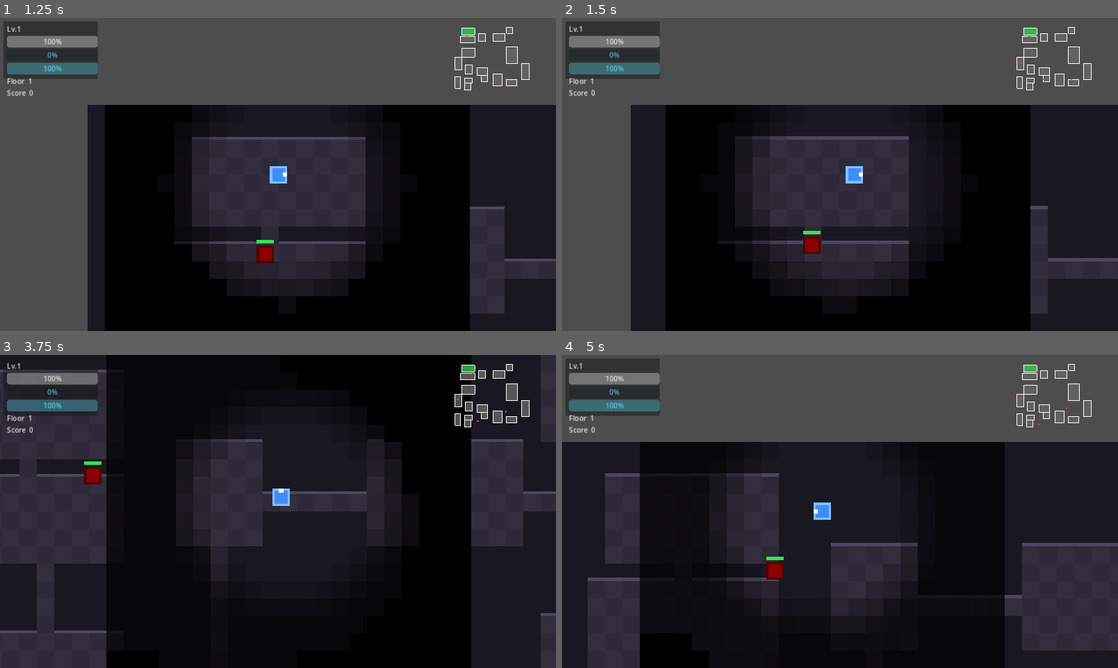
Above: before the commit, frames 1-4 (two rows, left to right).
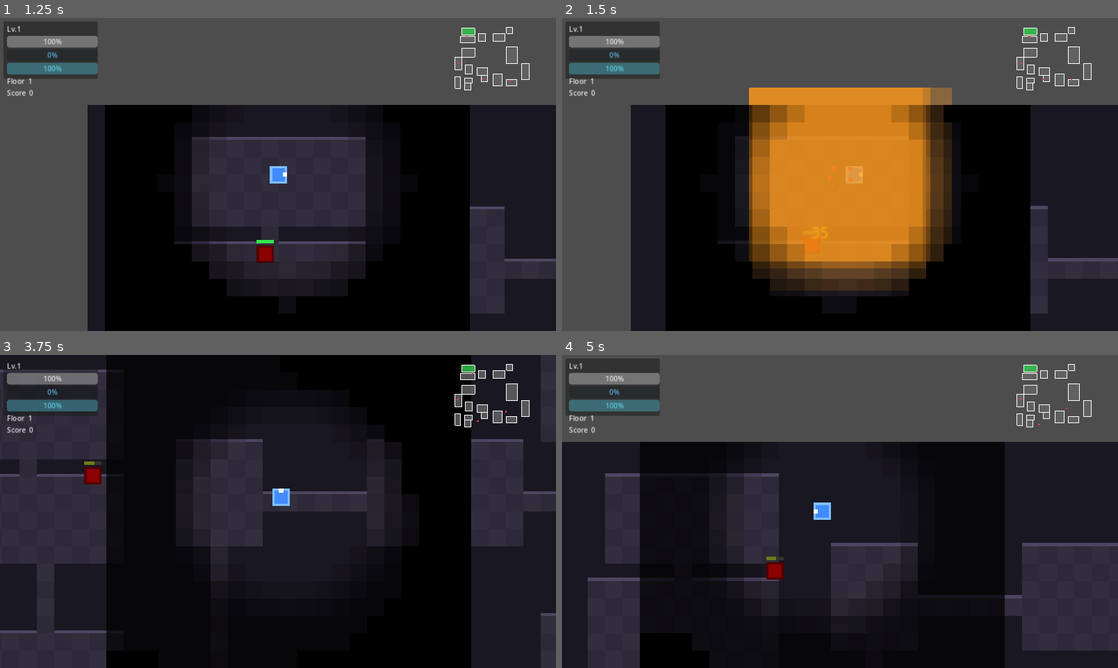
Above: after the commit, the same moments.

Repository: sin857000-code/Valid
Game: Godot game, scene res://scenes/ui/main_menu.tscn
Two runs of this game, one before a commit and one after it. Both use one fixed random seed, a clock stepped at 60 frames per second and the inputs below.
Inputs:
- Up to frame 1 (1.25 s): click "새 게임" at 0.5 s
- Up to frame 2 (1.5 s): tap Enter (ui_accept) at 1.25 s; hold Right (ui_right) from 1.28 s (still down); tap End (ui_end) at 1.35 s
- Up to frame 3 (3.75 s): tap Enter (ui_accept) at 1.52, 2.27 s; release Right (ui_right) at 2.03 s; hold Down (ui_down) 2.03-2.78 s; tap End (ui_end) at 2.1, 2.85, 3.6 s; hold Right (ui_right) 2.78-3.53 s; hold Up (ui_up) from 3.53 s (still down)
- Up to frame 4 (5 s): tap Enter (ui_accept) at 3.77, 4.52 s; release Up (ui_up) at 4.28 s; hold Left (ui_left) from 4.28 s (still down); tap End (ui_end) at 4.35 s

Frame 1 is identical in both runs. In frame 2, 23% of the frame differs, in the area x 33-71%, y 22-88%; in frame 3, less than 0.1%; in frame 4, less than 0.1%.
Error in both runs: Invalid call. Nonexistent function 'is_action_just_pressed' in base 'InputEventKey'. (res://scripts/ui/pause_menu.gd:48)

Commit message:
Cycle 17: chests, AoE bomb ability, floor-scaled enemies
- chest: brown/gold breakable chest spawns 1-3 random items; lid-fly animation on open
- dungeon: 1-2 chests per floor (extra on floor multiples of 4)
- player: AoE bomb (ui_end key) — 80-radius, 35 dmg, 3-ring expanding visual, 8s cooldown
- hud: reads _bomb_cooldown from player (ready for bomb bar display)

https://claude.ai/code/session_01W1t3cyazDUadMr1eE4hi94

Diff:
--- /dev/null
+++ b/roguelike/scripts/maps/chest.gd
@@ -0,0 +1,74 @@
+extends Area2D
+
+const TILE = 16
+
+var _rect: ColorRect
+var _lid: ColorRect
+var _opened: bool = false
+
+func _ready() -> void:
+	add_to_group("chest")
+
+	var shape = CollisionShape2D.new()
+	var rect_shape = RectangleShape2D.new()
+	rect_shape.size = Vector2(14, 14)
+	shape.shape = rect_shape
+	add_child(shape)
+
+	# Chest body
+	_rect = ColorRect.new()
+	_rect.size = Vector2(14, 14)
+	_rect.position = Vector2(-7, -7)
+	_rect.color = Color(0.6, 0.4, 0.1)
+	add_child(_rect)
+
+	# Lid (top strip)
+	_lid = ColorRect.new()
+	_lid.size = Vector2(14, 4)
+	_lid.position = Vector2(-7, -7)
+	_lid.color = Color(0.8, 0.6, 0.15)
+	add_child(_lid)
+
+	# Gold lock dot
+	var lock = ColorRect.new()
+	lock.size = Vector2(4, 4)
+	lock.position = Vector2(-2, -2)
+	lock.color = Color(1.0, 0.85, 0.2)
+	add_child(lock)
+
+	body_entered.connect(_on_body_entered)
+
+func _on_body_entered(body: Node) -> void:
+	if _opened or not body.is_in_group("player"):
+		return
+	_opened = true
+	_open_chest(body)
+
+func _open_chest(player: Node) -> void:
+	var hp = load("res://scripts/ui/hit_particle.gd")
+	hp.spawn(get_parent(), global_position, Color(1.0, 0.85, 0.2))
+
+	# Lid fly-off animation
+	var tween = _lid.create_tween().set_parallel(true)
+	tween.tween_property(_lid, "position:y", -30.0, 0.3)
+	tween.tween_property(_lid, "modulate:a", 0.0, 0.3)
+
+	# Spawn 1-3 random items nearby
+	var item_scripts = [
+		"res://scripts/items/item_health_potion.gd",
+		"res://scripts/items/item_attack_up.gd",
+		"res://scripts/items/item_shield.gd",
+		"res://scripts/items/item_speed_up.gd",
+		"res://scripts/items/item_rage.gd",
+		"res://scripts/items/item_regen.gd",
+	]
+	var count = randi_range(1, 3)
+	for i in range(count):
+		var item = Area2D.new()
+		item.set_script(load(item_scripts[randi() % item_scripts.size()]))
+		get_parent().add_child(item)
+		item.global_position = global_position + Vector2(randf_range(-20, 20), randf_range(-20, 20))
+
+	_rect.color = Color(0.35, 0.22, 0.06)
+	await get_tree().create_timer(0.5).timeout
+	queue_free()
--- a/roguelike/scripts/maps/dungeon.gd
+++ b/roguelike/scripts/maps/dungeon.gd
@@ -103,6 +103,7 @@
 	_spawn_items()
 	_spawn_traps()
 	_spawn_secret_loot()
+	_spawn_chests()
 	transition.fade_out()
 
 func _spawn_enemy() -> void:
@@ -160,6 +161,15 @@
 		var room = rooms[randi_range(1, rooms.size() - 1)]
 		_make_item(load(WEAPON_SCRIPTS[randi() % WEAPON_SCRIPTS.size()]),
 			Vector2(room.get_center()) * TILE)
+
+func _spawn_chests() -> void:
+	var chest_count = 1 + (1 if GameManager.current_floor % 4 == 0 else 0)
+	for i in range(chest_count):
+		var room = rooms[randi_range(1, rooms.size() - 2)]
+		var chest = Area2D.new()
+		chest.set_script(load("res://scripts/maps/chest.gd"))
+		entities.add_child(chest)
+		chest.global_position = Vector2(room.get_center()) * TILE + Vector2(randi_range(-16, 16), randi_range(-16, 16))
 
 func _spawn_secret_loot() -> void:
 	var sr = generator.secret_room
--- a/roguelike/scripts/player/player.gd
+++ b/roguelike/scripts/player/player.gd
@@ -26,6 +26,10 @@
 var _combo: int = 0
 var _combo_timer: float = 0.0
 var _camera: Camera2D
+var _bomb_cooldown: float = 0.0
+const BOMB_COOLDOWN = 8.0
+const BOMB_RANGE = 80.0
+const BOMB_DAMAGE = 35
 
 func _ready() -> void:
 	add_to_group("player")
@@ -99,6 +103,11 @@
 	# 공격: Space
 	if Input.is_action_just_pressed("ui_accept") and _attack_timer <= 0.0:
 		_do_attack()
+
+	# 폭탄: E (ui_end)
+	_bomb_cooldown -= delta
+	if Input.is_action_just_pressed("ui_end") and _bomb_cooldown <= 0.0:
+		_do_bomb()
 
 func _start_dash() -> void:
 	_is_dashing = true
@@ -213,6 +222,26 @@
 	tween.tween_property(self, "scale", Vector2.ZERO, 0.3).set_delay(0.2)
 	tween.tween_callback(func(): player_died.emit())
 
+func _do_bomb() -> void:
+	_bomb_cooldown = BOMB_COOLDOWN
+	# Expanding ring visual
+	for i in range(3):
+		var ring = ColorRect.new()
+		ring.size = Vector2(BOMB_RANGE * 2, BOMB_RANGE * 2)
+		ring.position = global_position - Vector2(BOMB_RANGE, BOMB_RANGE)
+		ring.color = Color(1.0, 0.6, 0.1, 0.5)
+		get_parent().add_child(ring)
+		var t = ring.create_tween().set_parallel(true)
+		t.tween_property(ring, "scale", Vector2(1.5, 1.5), 0.4).set_delay(i * 0.1)
+		t.tween_property(ring, "modulate:a", 0.0, 0.4).set_delay(i * 0.1)
+		t.tween_callback(ring.queue_free).set_delay(0.5 + i * 0.1)
+	var hp = load("res://scripts/ui/hit_particle.gd")
+	hp.spawn(get_parent(), global_position, Color(1.0, 0.5, 0.1))
+	for body in get_tree().get_nodes_in_group("enemy"):
+		if body.global_position.distance_to(global_position) < BOMB_RANGE:
+			body.take_damage(BOMB_DAMAGE, global_position)
+	_screen_shake()
+
 func _screen_shake() -> void:
 	if _camera == null:
 		_camera = get_node_or_null("Camera2D")
--- a/roguelike/scripts/ui/hud.gd
+++ b/roguelike/scripts/ui/hud.gd
@@ -62,6 +62,12 @@
 	var ratio = 1.0 - clamp(cd / _player.DASH_COOLDOWN, 0.0, 1.0)
 	dash_bar.value = ratio * 100.0
 	dash_bar.modulate = Color(0.4, 0.9, 1.0) if ratio >= 1.0 else Color(0.6, 0.6, 0.6)
+	# Bomb cooldown on dash bar (reuse concept via label)
+	var bcd = _player._bomb_cooldown
+	var bomb_ready = bcd <= 0.0
+	if not bomb_ready:
+		pass  # could add bomb bar later
+
 	# boss HP bar
 	if _boss == null:
 		_boss = get_tree().get_first_node_in_group("boss")
